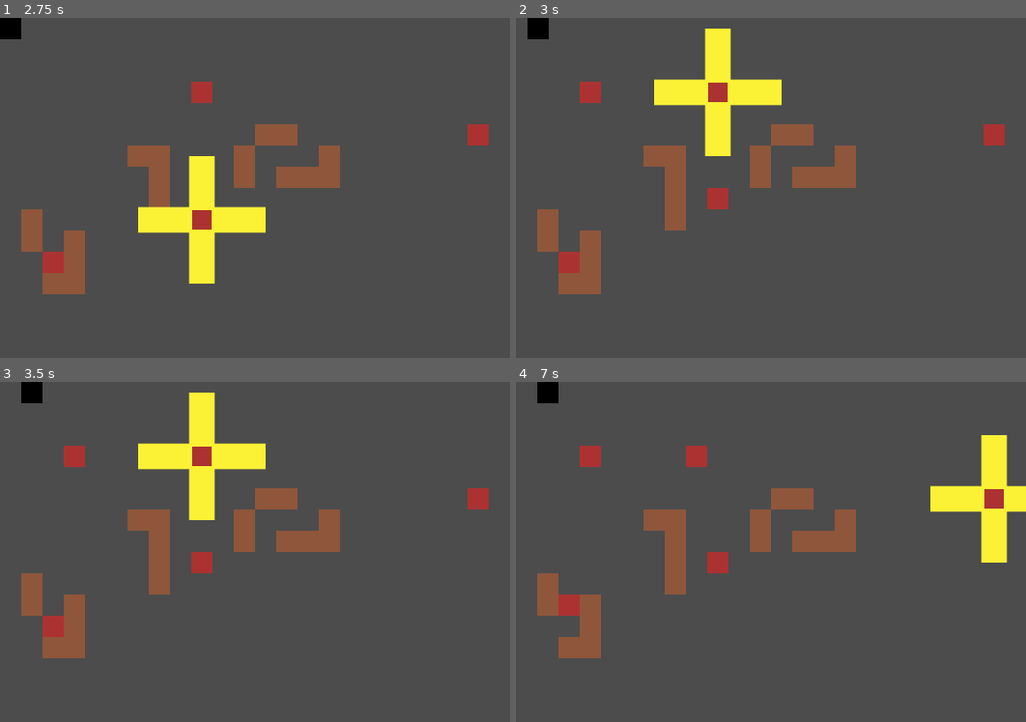
Above: before the commit, frames 1-4 (two rows, left to right).
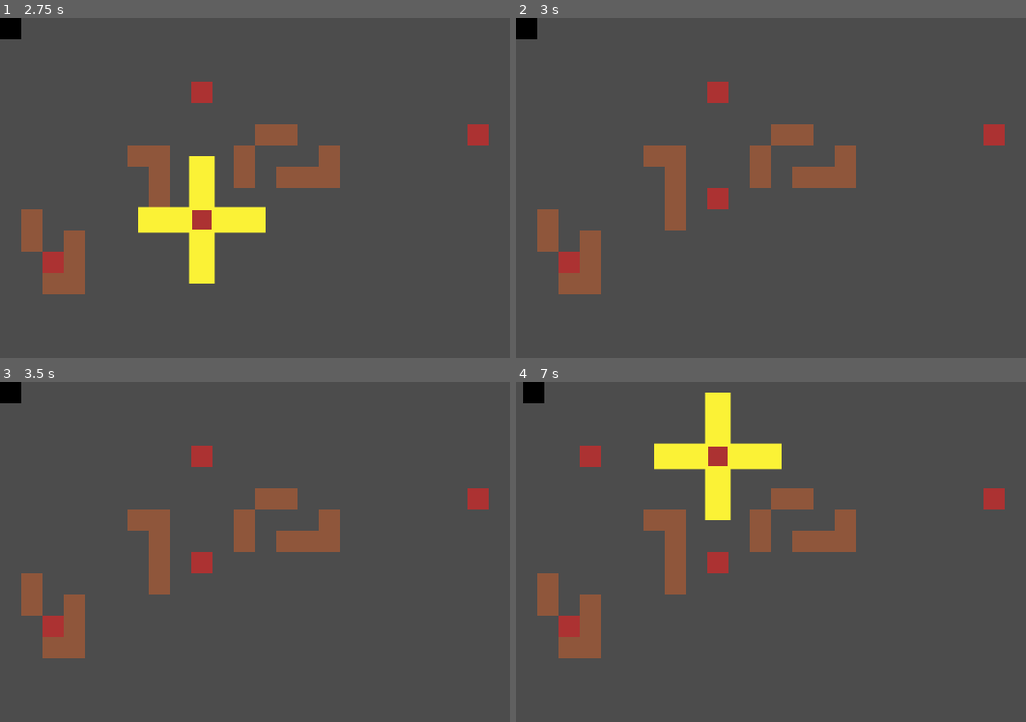
Above: after the commit, the same moments.

Repository: Leirda01/gmtk-2020-leirda-diana
Game: Godot game, scene res://scenes/Main.tscn
Same seed, same stepped clock (60 frames per second), same inputs: the game is played once before the commit and once after it.
Inputs:
- Up to frame 1 (2.75 s): tap Enter at 0.5, 2 s; hold Right (ui_right) 0.53-1.28 s; tap Space at 1.25 s; hold Down (ui_down) 1.28-2.03 s; hold Right (ui_right) from 2.03 s (still down)
- Up to frame 2 (3 s): tap Space at 2.75 s; release Right (ui_right) at 2.78 s; hold Up (ui_up) from 2.78 s (still down)
- Up to frame 3 (3.5 s): keep holding Up (ui_up)
- Up to frame 4 (7 s): tap Enter at 3.5 s; release Up (ui_up) at 3.53 s; hold Left (ui_left) 3.53-5.03 s; tap Space at 4.25 s; hold Down (ui_down) 5.03-5.78 s; hold Right (ui_right) 5.78-6.53 s; hold Up (ui_up) from 6.53 s (still down)

Frame 1 is identical in both runs. In frame 2, 3.8% of the frame differs, in the area x 0-53%, y 0-41%; in frame 3, 4.1%; in frame 4, 7.2%, in the area x 1-100%, y 0-75%.

Commit message:
Use signal to manage enemy's attacks

Diff:
--- a/scenes/Main.tscn
+++ b/scenes/Main.tscn
@@ -67,3 +67,5 @@
 
 [node name="Spawner" parent="." instance=ExtResource( 5 )]
 position = Vector2( 72, 72 )
+[connection signal="attack" from="." to="." method="_on_Main_attack"]
+[connection signal="next_turn" from="." to="." method="_on_Main_next_turn"]
--- a/scripts/Cursor.gd
+++ b/scripts/Cursor.gd
@@ -2,4 +2,5 @@
 
 func hilight(object):
 	position = object.get_node("Controller").global_position
+	set_visible(true)
 	object.show_range()
--- a/scripts/Enemy.gd
+++ b/scripts/Enemy.gd
@@ -1,4 +1,7 @@
 extends Node2D
+
+
+signal has_attacked
 
 func move(direction: Vector2):
 	hide_range()
@@ -11,7 +14,10 @@
 	$Range.visible = false
 
 func attack():
-	pass
+	yield(get_tree(), "idle_frame")
+	print("pausing...")
+	yield(get_tree().create_timer(1.0), "timeout")
+	print("resumed!")
 
 func die():
 	pass
--- a/scripts/Main.gd
+++ b/scripts/Main.gd
@@ -1,6 +1,9 @@
 extends Node
 
 const Enemy = preload("res://scenes/Enemy.tscn")
+
+signal attack
+signal next_turn
 
 var enemy_index : int = 0
 var score = 0
@@ -16,13 +19,10 @@
 	if enemy_index < $Enemies.get_child_count():
 		$Cursor.hilight($Enemies.get_child(enemy_index))
 		return
-	# dis à la machine de calculer les attaques ici
-	$Player.random_move()
-	if (score % 4 == 0):
-		$Spawner.add_enemy($Enemies, Enemy.instance())
-	enemy_index = 0
-	score += 1
-	print(score)
+	if enemy_index == $Enemies.get_child_count():
+		$Cursor.set_visible(false)
+		emit_signal("attack")
+		enemy_index += 1
 
 func _input(event):
 	if enemy_index < $Enemies.get_child_count():
@@ -31,3 +31,17 @@
 				enemy_index += int($Enemies \
 					.get_child(enemy_index) \
 					.move(directions[key]))
+
+func _on_Main_next_turn():
+	$Player.random_move()
+	if (score % 4 == 0):
+		$Spawner.add_enemy($Enemies, Enemy.instance())
+	score += 1
+	print(score)
+	enemy_index = 0
+
+
+func _on_Main_attack():
+	for enemy in $Enemies.get_children():
+		yield(enemy.attack(), "completed")
+	emit_signal("next_turn")
